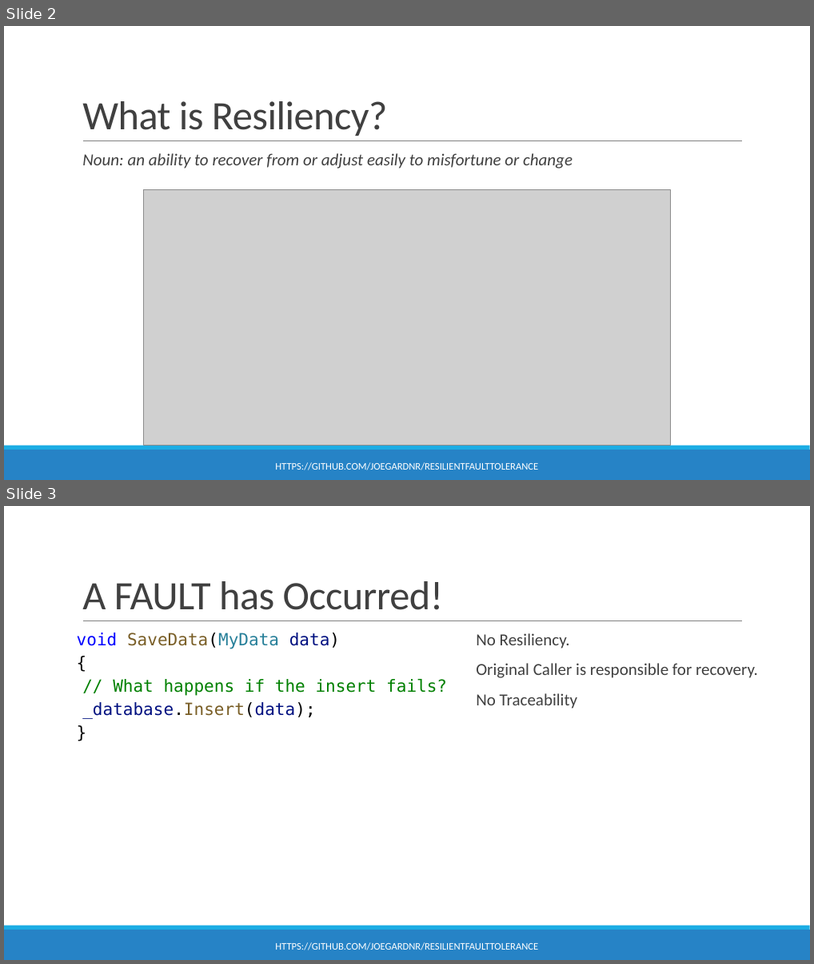
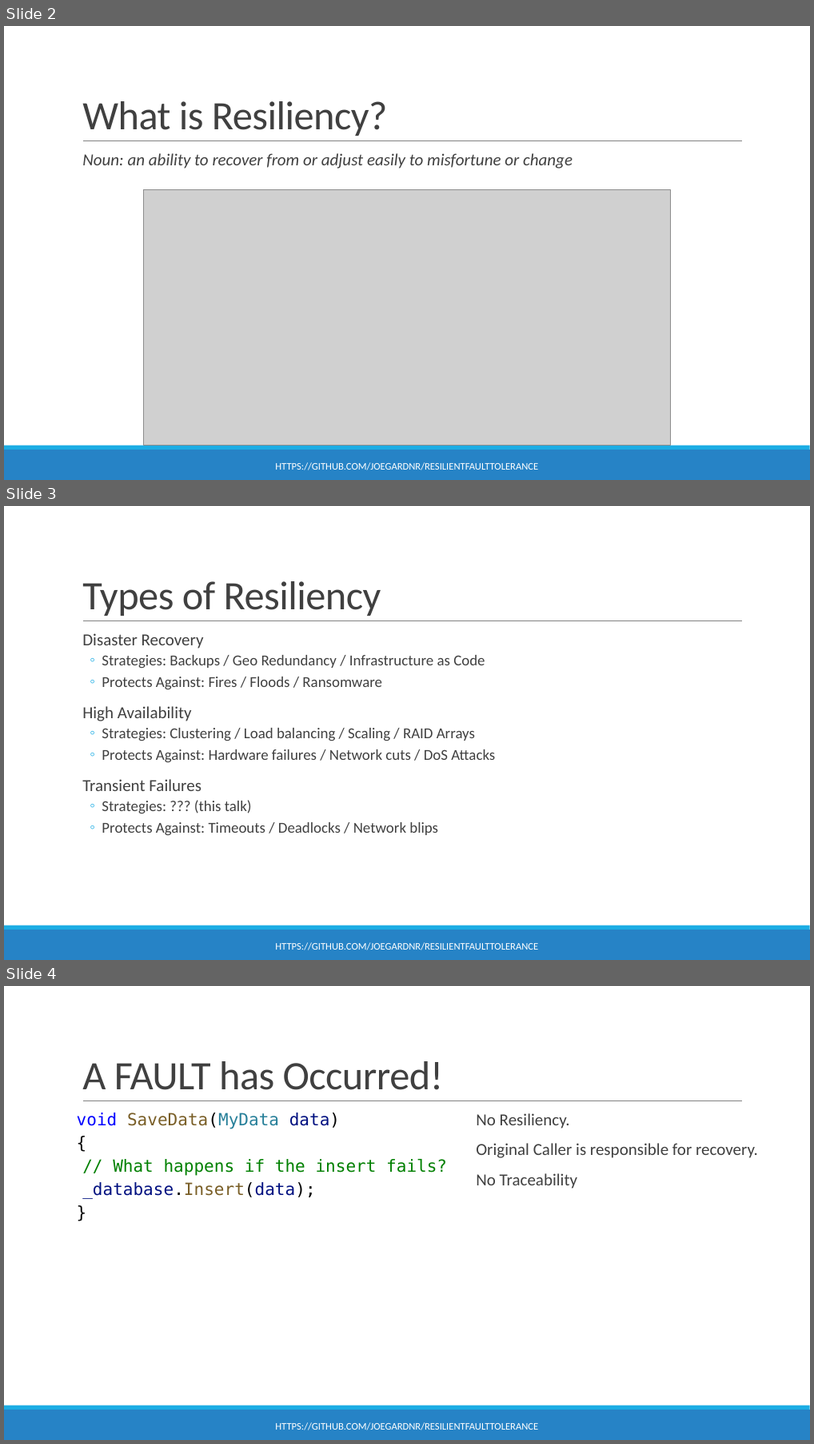
Before and after one commit to joegardnr/ResilientFaultTolerance, a slide deck: ResilientFaultTolerance.pptx. Shown one above the other, each under a label of ours: slides 2 and 3 before the commit, slides 2, 3 and 4 after it. The pictures are 814x964 and 814x1444 pixels, drawn with LibreOffice and Linux fonts; fonts in the diff are those of the drawing; grey boxes stand for pictures. Boxes give left, top, right and bottom in pixels: in the first picture for what was removed or moved away, otherwise in the second. Text is boxed around its words. In the diff, an @@ line names an element or a change of style, - is before the commit and + after.

```diff
--- a/ResilientFaultTolerance.pptx
+++ b/ResilientFaultTolerance.pptx
@@ slide 3 added at [4, 506, 810, 960], background #FFFFFF; not listed: 3 template elements that a slide beside it also shows @@
@@ title added at [82, 581, 382, 616], 48 pt, text #404040 @@
+Types of Resiliency
@@ text added at [82, 633, 495, 835], 18 pt, text #404040 @@
+  Disaster Recovery
+  ◦ Strategies: Backups / Geo Redundancy / Infrastructure as Code
+  ◦ Protects Against: Fires / Floods / Ransomware
+  High Availability
+  ◦ Strategies: Clustering / Load balancing / Scaling / RAID Arrays
+  ◦ Protects Against: Hardware failures / Network cuts / DoS Attacks
+  Transient Failures
+  ◦ Strategies: ??? (this talk)
+  ◦ Protects Against: Timeouts / Deadlocks / Network blips
@@ text added at [275, 942, 538, 950], 12 pt, text #FFFFFF @@
+HTTPS://GITHUB.COM/JOEGARDNR/RESILIENTFAULTTOLERANCE
@@ what was slide 3 is now slide 4 @@
```
Also in this commit, not shown: 7 slides changed, 9 other files.
